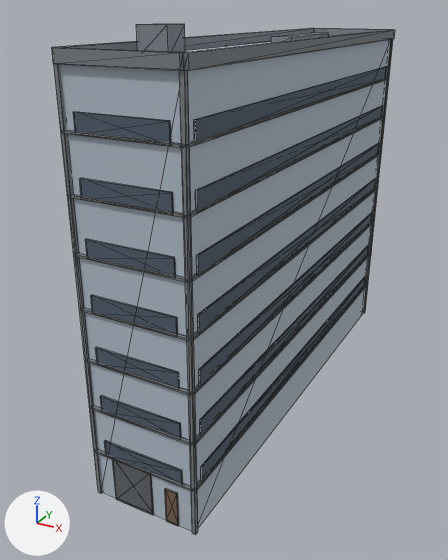
What one commit did to the glTF model public/buildings/lot_1x4.glb.
Rendered twice from a 50 mm camera at (20.2, -21.6, 26.2) aimed at (1.4, 12.5, 9.2). Arrows for +X, +Y and +Z are at lower left; the lights stay in place. The picture after the commit comes second. Mesh edges are drawn as thin lines. Vertices at exactly the same position are counted once.

Objects in the first picture: 'lot_1x4'.
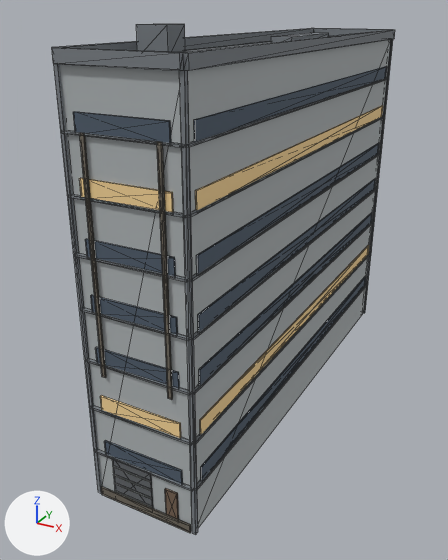
Location of each change, [x1, y1, x2, y2] in pixels of the pictures (448 x 560 px):
```json
{"part": 1, "of": "me_lot_1x4", "change": "added", "after": [185, 41, 271, 52], "on screen": "mostly hidden"}
{"part": 2, "of": "me_lot_1x4", "change": "added", "after": [115, 491, 152, 507]}
{"part": 3, "of": "me_lot_1x4", "change": "added", "after": [114, 482, 152, 499]}
{"part": 4, "of": "me_lot_1x4", "change": "added", "after": [113, 474, 151, 491]}
{"part": 5, "of": "me_lot_1x4", "change": "added", "after": [113, 466, 151, 482]}
{"part": 6, "of": "me_lot_1x4", "change": "added", "after": [101, 487, 191, 533]}
{"part": 7, "of": "me_lot_1x4", "change": "added", "after": [79, 133, 106, 378]}
{"part": 8, "of": "me_lot_1x4", "change": "added", "after": [157, 142, 173, 400]}
{"part": 9, "of": "me_lot_1x4", "change": "recoloured", "before": [79, 105, 383, 438], "after": [79, 105, 383, 438]}
```

The change, as JSON lines over the scene's bpy script:
```json
{"op": "add", "block": "mat_lot_1x4_metal", "code": ["mat_lot_1x4_metal = principled_material('lot_1x4_metal')", "mat_lot_1x4_metal.base_color = (0.44, 0.46, 0.47)  # grey #b1b5b6", "mat_lot_1x4_metal.roughness = 0.85"]}
{"op": "add", "block": "mat_lot_1x4_dirt", "code": ["mat_lot_1x4_dirt = principled_material('lot_1x4_dirt')", "mat_lot_1x4_dirt.base_color = (0.16, 0.14, 0.11)  # brown #6f695d", "mat_lot_1x4_dirt.roughness = 0.85"]}
{"op": "add", "block": "mat_lot_1x4_lit_glass", "code": ["mat_lot_1x4_lit_glass = principled_material('lot_1x4_lit_glass')", "mat_lot_1x4_lit_glass.base_color = (0.95, 0.68, 0.32)  # beige #f9d799", "mat_lot_1x4_lit_glass.roughness = 0.85"]}
{"op": "add", "block": "mat_lot_1x4_roof_felt", "code": ["mat_lot_1x4_roof_felt = principled_material('lot_1x4_roof_felt')", "mat_lot_1x4_roof_felt.base_color = (0.1, 0.11, 0.12)  # dark grey #595d61", "mat_lot_1x4_roof_felt.roughness = 0.85"]}
{"block": "me_lot_1x4", "where": "# used by ob_lot_1x4; location = (0.0, 0.0, 0.0)"}
{"op": "remove", "block": "me_lot_1x4", "code": "me_lot_1x4.from_pydata(...)  # 540 vertices, 828 faces; spans x -0.2..6.8, y -0.2..30.8, z 0.0..25.5"}
{"op": "add", "block": "me_lot_1x4", "code": "me_lot_1x4.from_pydata(...)  # 612 vertices, 936 faces; spans x -0.2..6.8, y -0.2..30.8, z 0.0..25.5"}
{"block": "me_lot_1x4", "change": "me_lot_1x4 part 1: a new loose piece, a box spanning x 0.2..6.3, y 0.2..30.3, z 24.01..24.05, in mat_lot_1x4_roof_felt (dark grey #595d61)"}
{"block": "me_lot_1x4", "change": "me_lot_1x4 part 2: a new loose piece, a box spanning x 1.17..3.77, y -0.12..-0.06, z 0.6..0.66, in mat_lot_1x4_metal (grey #b1b5b6)"}
{"block": "me_lot_1x4", "change": "me_lot_1x4 part 3: a new loose piece, a box spanning x 1.17..3.77, y -0.12..-0.06, z 1.2..1.26, in mat_lot_1x4_metal (grey #b1b5b6)"}
{"block": "me_lot_1x4", "change": "me_lot_1x4 part 4: a new loose piece, a box spanning x 1.17..3.77, y -0.12..-0.06, z 1.8..1.86, in mat_lot_1x4_metal (grey #b1b5b6)"}
{"block": "me_lot_1x4", "change": "me_lot_1x4 part 5: a new loose piece, a box spanning x 1.17..3.77, y -0.12..-0.06, z 2.4..2.46, in mat_lot_1x4_metal (grey #b1b5b6)"}
{"block": "me_lot_1x4", "change": "me_lot_1x4 part 6: a new loose piece, a box spanning x 0.2..6.3, y -0.18..-0.1, z 0.0..0.55, in mat_lot_1x4_dirt (brown #6f695d)"}
{"block": "me_lot_1x4", "change": "me_lot_1x4 part 7: a new loose piece, a box spanning x 1.05..1.29, y -0.19..-0.11, z 8.4..21.12, in mat_lot_1x4_dirt (brown #6f695d)"}
{"block": "me_lot_1x4", "change": "me_lot_1x4 part 8: a new loose piece, a box spanning x 5.21..5.45, y -0.19..-0.11, z 8.4..21.12, in mat_lot_1x4_dirt (brown #6f695d)"}
{"block": "me_lot_1x4", "change": "me_lot_1x4 part 9: 48 faces spanning x 0.7..6.6, y -0.1..29.8, z 6.0..19.0 switch from mat_lot_1x4_glass (greyish blue #505d6c) to mat_lot_1x4_lit_glass (beige #f9d799)"}
{"block": "me_lot_1x4", "change": "other edits to the shape of me_lot_1x4 do not show in these pictures"}
{"op": "add", "block": "me_lot_1x4", "code": "me_lot_1x4.materials.append(mat_lot_1x4_roof_felt)  # dark grey #595d61"}
{"op": "add", "block": "me_lot_1x4", "code": "me_lot_1x4.materials.append(mat_lot_1x4_metal)  # grey #b1b5b6"}
{"op": "add", "block": "me_lot_1x4", "code": "me_lot_1x4.materials.append(mat_lot_1x4_dirt)  # brown #6f695d"}
```
